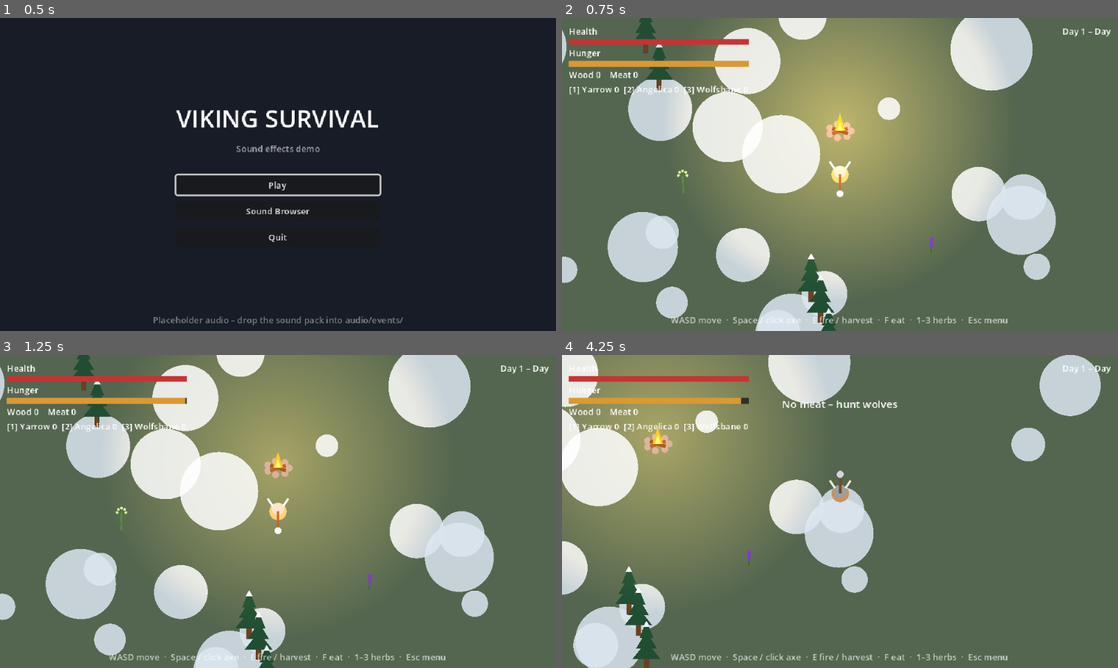
Above: before the commit, frames 1-4 (two rows, left to right).
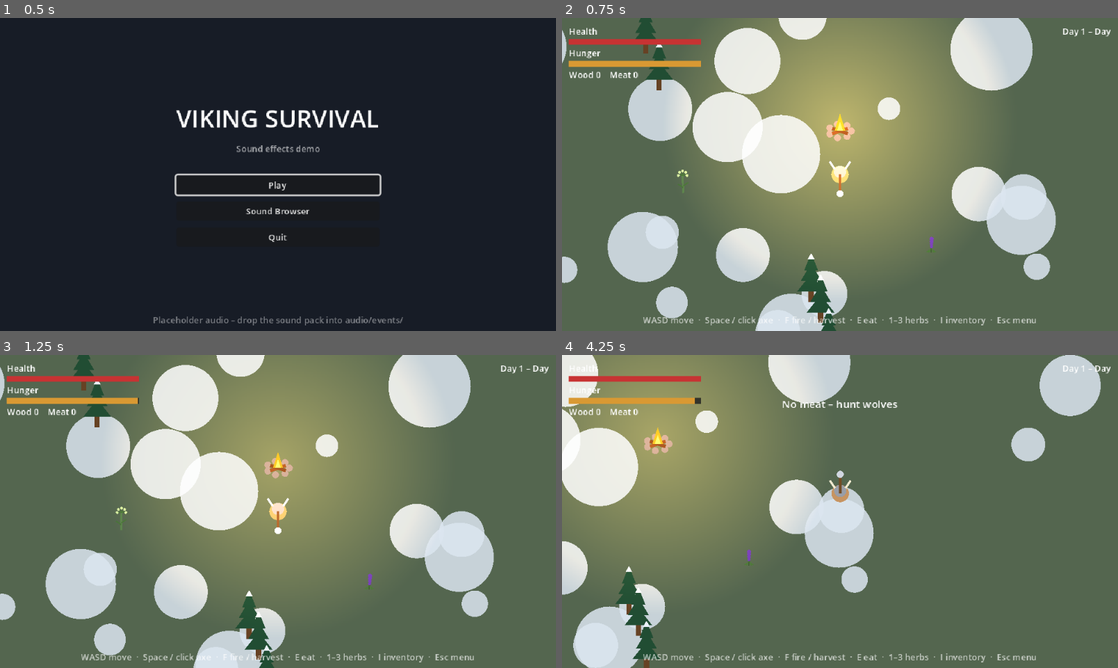
Above: after the commit, the same moments.

Repository: scunningham777/viking-survival-demo
Game: Godot game, scene res://scenes/ui/main_menu.tscn
The game is run twice, just before and just after one commit, with the same random seed, the same clock (stepped at 60 frames per second) and the same inputs.
Inputs (mouse positions are in pixels of both pictures, inside the frame that each line leads up to):
- Up to frame 1 (0.5 s): no input
- Up to frame 2 (0.75 s): click "Play" at 0.5 s
- Up to frame 3 (1.25 s): no input
- Up to frame 4 (4.25 s): tap Enter at 1.25 s; move the mouse to (962, 495) at 1.27 s; hold D (move_right) 1.28-2.03 s; hold E (eat) 1.28-2.03 s; click (962, 495) at 1.42 s; tap F (interact) at 1.55, 2.1, 3.05 s; move the mouse to (728, 527) at 2.02 s; hold S (move_down) 2.03-2.78 s; click (728, 527) at 2.17 s; tap E (eat) at 2.3, 3.6 s; move the mouse to (895, 442) at 2.77 s; hold D (move_right) 2.78-3.53 s; hold Space (attack) 2.78-3.53 s; click (895, 442) at 2.92 s; move the mouse to (812, 574) at 3.52 s; hold W (move_up) from 3.53 s (still down); click (812, 574) at 3.67 s

Frame 1 is identical in both runs. In frame 2, 1.3% of the frame differs, in the area x 1-86%, y 6-99%; in frame 3, 1.3%; in frame 4, 1.4%, in the area x 2-86%, y 6-99%.

Commit message:
Add grid inventory panel with item details
Press I (gamepad Back) to open a 12-slot inventory grid that pauses the
game; clicking an item selects it and shows its name, count and a short
description in the side panel. The HUD keeps only the wood/meat counts.
Item names and descriptions move to data/items.gd. Adds
ui_inventory_open/close sound events with placeholders and bank entries.

Also fixes the HUD/README key hints after the E/F swap, removes a
duplicate modulate on the hint label, and drops an accidentally
committed worktree gitlink (.claude/worktrees/ is now ignored).

Co-Authored-By: Claude Opus 5.5 <noreply@anthropic.com>
Claude-Session: https://claude.ai/code/session_01HLJkRzmoqV4Q4LdQHmwY7o

Diff:
--- a/audio/sound_bank.tres
+++ b/audio/sound_bank.tres
@@ -315,6 +315,30 @@
 max_distance = 900.0
 notes = "Button hover."
 
+[sub_resource type="Resource" id="SoundEvent_ui_inventory_close"]
+script = ExtResource("2_event")
+id = &"ui_inventory_close"
+bus = &"UI"
+volume_db = -3.0
+pitch_jitter = 0.04
+volume_jitter_db = 0.0
+min_interval_sec = 0.1
+max_instances = 1
+max_distance = 900.0
+notes = "Closing the inventory – satchel flap folding shut."
+
+[sub_resource type="Resource" id="SoundEvent_ui_inventory_open"]
+script = ExtResource("2_event")
+id = &"ui_inventory_open"
+bus = &"UI"
+volume_db = -3.0
+pitch_jitter = 0.04
+volume_jitter_db = 0.0
+min_interval_sec = 0.1
+max_instances = 1
+max_distance = 900.0
+notes = "Opening the inventory – leather satchel flap and buckle."
+
 [sub_resource type="Resource" id="SoundEvent_war_horn"]
 script = ExtResource("2_event")
 id = &"war_horn"
@@ -389,4 +413,4 @@
 
 [resource]
 script = ExtResource("1_bank")
-events = Array[ExtResource("2_event")]([SubResource("SoundEv …(1027 unchanged characters)… ent_ui_hover"), SubResource("SoundEvent_war_horn"), SubResource("SoundEvent_wolf …(159 unchanged characters)…
+events = Array[ExtResource("2_event")]([SubResource("SoundEv …(1027 unchanged characters)… ent_ui_hover"), SubResource("SoundEvent_ui_inventory_close"), SubResource("SoundEvent_ui_inventory_open"), SubResource("SoundEvent_war_horn"), SubResource("SoundEvent_wolf …(159 unchanged characters)…
--- /dev/null
+++ b/data/items.gd
@@ -0,0 +1,31 @@
+class_name Items
+extends RefCounted
+## Static item definitions: display names, descriptions and inventory order.
+## GameState holds the counts; this holds what each item *is*.
+
+## Inventory display order.
+const ORDER: Array[StringName] = [&"wood", &"meat", &"yarrow", &"angelica", &"wolfsbane"]
+
+const NAMES: Dictionary[StringName, String] = {
+	&"wood": "Wood",
+	&"meat": "Wolf meat",
+	&"yarrow": "Yarrow",
+	&"angelica": "Angelica",
+	&"wolfsbane": "Wolfsbane",
+}
+
+const DESCRIPTIONS: Dictionary[StringName, String] = {
+	&"wood": "Split pine logs from felled trees. Feed the campfire (F) to keep it burning through the night.",
+	&"meat": "Raw meat from a slain wolf. Eat it (E) to fill your belly.",
+	&"yarrow": "A feathery wound herb. Crushed into a poultice, it heals your injuries. Use with 1.",
+	&"angelica": "A sweet, crunchy stalk that takes the edge off hunger. Use with 2.",
+	&"wolfsbane": "Deadly poison. Smear it on your axe to deal double damage for a short time. Use with 3.",
+}
+
+
+static func display_name(item: StringName) -> String:
+	return NAMES.get(item, String(item).capitalize())
+
+
+static func description(item: StringName) -> String:
+	return DESCRIPTIONS.get(item, "")
--- a/project.godot
+++ b/project.godot
@@ -106,6 +106,12 @@
 Object(InputEventJoypadButton,"resource_local_to_scene":false,"resource_name":"","device":-1,"button_index":14,"pressure":0.0,"pressed":false,"script":null)
 ]
 }
+inventory={
+"deadzone": 0.2,
+"events": [Object(InputEventKey,"resource_local_to_scene":false,"resource_name":"","device":-1,"window_id":0,"alt_pressed":false,"shift_pressed":false,"ctrl_pressed":false,"meta_pressed":false,"pressed":false,"keycode":0,"physical_keycode":73,"key_label":0,"unicode":0,"location":0,"echo":false,"script":null),
+Object(InputEventJoypadButton,"resource_local_to_scene":false,"resource_name":"","device":-1,"button_index":4,"pressure":0.0,"pressed":false,"script":null)
+]
+}
 
 [layer_names]
 
--- a/scenes/actors/player.gd
+++ b/scenes/actors/player.gd
@@ -1,7 +1,7 @@
 class_name Player
 extends CharacterBody2D
 ## Top-down viking. WASD / arrows / left stick to move, Space or click to swing
-## the axe, E to feed the campfire / harvest herbs, F to eat meat, 1–3 to use herbs.
+## the axe, F to feed the campfire / harvest herbs, E to eat meat, 1–3 to use herbs.
 ## Placeholder visuals are drawn in _draw(); swap in a Sprite2D/AnimatedSprite2D later.
 
 signal health_changed(current: float, maximum: float)
@@ -181,7 +181,7 @@
 func use_herb(kind: StringName) -> bool:
 	if is_dead:
 		return false
-	var herb_name := HerbPlant.display_name(kind)
+	var herb_name := Items.display_name(kind)
 	if GameState.count(kind) <= 0:
 		GameState.notify("No %s – look for it in the wilds" % herb_name.to_lower())
 		return false
--- a/scenes/props/herb_plant.gd
+++ b/scenes/props/herb_plant.gd
@@ -5,11 +5,6 @@
 
 ## Every herb variety, in hotkey order (1, 2, 3).
 const KINDS: Array[StringName] = [&"yarrow", &"angelica", &"wolfsbane"]
-const DISPLAY_NAMES: Dictionary[StringName, String] = {
-	&"yarrow": "Yarrow",
-	&"angelica": "Angelica",
-	&"wolfsbane": "Wolfsbane",
-}
 
 @export var kind: StringName = &"yarrow"
 @export var regrow_sec := 75.0
@@ -20,10 +15,6 @@
 var _sway_time := 0.0
 
 @onready var _interact_zone: Area2D = $InteractZone
-
-
-static func display_name(herb_kind: StringName) -> String:
-	return DISPLAY_NAMES.get(herb_kind, String(herb_kind).capitalize())
 
 
 func _ready() -> void:
@@ -45,7 +36,7 @@
 		return
 	GameState.add(kind)
 	AudioManager.play_at(StringName("herb_%s_pick" % kind), global_position)
-	GameState.notify("Picked %s" % display_name(kind))
+	GameState.notify("Picked %s" % Items.display_name(kind))
 	_regrow_timer = regrow_sec
 	_set_grown(false)
 
--- a/scenes/ui/hud.gd
+++ b/scenes/ui/hud.gd
@@ -1,6 +1,7 @@
 class_name Hud
 extends CanvasLayer
-## In-game HUD: health/hunger bars, inventory, day counter, messages and the game-over panel.
+## In-game HUD: health/hunger bars, wood/meat counts, the inventory panel, day counter, messages
+## and the game-over panel.
 
 signal restart_requested
 signal menu_requested
@@ -9,6 +10,7 @@
 
 @onready var _health_bar: ProgressBar = %HealthBar
 @onready var _hunger_bar: ProgressBar = %HungerBar
+@onready var inventory: InventoryPanel = %InventoryPanel
 @onready var _inventory_label: Label = %InventoryLabel
 @onready var _day_label: Label = %DayLabel
 @onready var _message_label: Label = %MessageLabel
@@ -47,6 +49,8 @@
 
 
 func show_game_over(days_survived: int) -> void:
+	inventory.close()
+	inventory.can_open = false
 	_summary_label.text = "You survived %d day%s." % [days_survived, "" if days_survived == 1 else "s"]
 	_game_over_panel.show()
 	_restart_button.grab_focus()
@@ -63,12 +67,7 @@
 
 
 func _refresh_inventory() -> void:
-	var herbs: PackedStringArray = []
-	for i in HerbPlant.KINDS.size():
-		var kind := HerbPlant.KINDS[i]
-		herbs.append("[%d] %s %d" % [i + 1, HerbPlant.display_name(kind), GameState.count(kind)])
-	_inventory_label.text = "Wood %d    Meat %d\n%s" % [
-			GameState.count(&"wood"), GameState.count(&"meat"), "  ".join(herbs)]
+	_inventory_label.text = "Wood %d    Meat %d" % [GameState.count(&"wood"), GameState.count(&"meat")]
 
 
 func _on_time_of_day_changed(day: int, is_night: bool) -> void:
--- a/scenes/ui/hud.tscn
+++ b/scenes/ui/hud.tscn
@@ -1,6 +1,7 @@
 [gd_scene format=3 uid="uid://bb06oafumu5j5"]
 
 [ext_resource type="Script" uid="uid://ypq0kbp8sb7t" path="res://scenes/ui/hud.gd" id="1_script"]
+[ext_resource type="PackedScene" path="res://scenes/ui/inventory_panel.tscn" id="2_inventory"]
 
 [sub_resource type="StyleBoxFlat" id="StyleBoxFlat_bar_bg"]
 bg_color = Color(0.08, 0.08, 0.1, 0.75)
@@ -28,7 +29,7 @@
 offset_left = 8.0
 offset_top = 8.0
 offset_right = 160.0
-offset_bottom = 104.0
+offset_bottom = 90.0
 mouse_filter = 2
 theme_override_constants/separation = 2
 
@@ -63,8 +64,7 @@
 [node name="InventoryLabel" type="Label" parent="Root/Stats" unique_id=1614962285]
 unique_name_in_owner = true
 layout_mode = 2
-text = "Wood 0    Meat 0
-[1] Yarrow 0  [2] Angelica 0  [3] Wolfsbane 0"
+text = "Wood 0    Meat 0"
 
 [node name="DayLabel" type="Label" parent="Root" unique_id=2127303551]
 unique_name_in_owner = true
@@ -92,7 +92,6 @@
 horizontal_alignment = 1
 
 [node name="HintLabel" type="Label" parent="Root" unique_id=1672928741]
-modulate = Color(1, 1, 1, 0.7)
 layout_mode = 1
 anchors_preset = 12
 anchor_top = 1.0
@@ -103,8 +102,13 @@
 grow_horizontal = 2
 grow_vertical = 0
 modulate = Color(1, 1, 1, 0.7)
-text = "WASD move  ·  Space / click axe  ·  E fire / harvest  ·  F eat  ·  1–3 herbs  ·  Esc menu"
+text = "WASD move  ·  Space / click axe  ·  F fire / harvest  ·  E eat  ·  1–3 herbs  ·  I inventory  ·  Esc menu"
 horizontal_alignment = 1
+
+[node name="InventoryPanel" parent="Root" instance=ExtResource("2_inventory")]
+unique_name_in_owner = true
+visible = false
+layout_mode = 1
 
 [node name="GameOverPanel" type="PanelContainer" parent="Root" unique_id=1298485338]
 unique_name_in_owner = true
--- /dev/null
+++ b/scenes/ui/inventory_panel.gd
@@ -0,0 +1,153 @@
+class_name InventoryPanel
+extends PanelContainer
+## Grid inventory (I / gamepad Back). Pauses the game while open. Clicking a slot
+## selects it and shows the item's description in the side panel.
+
+signal opened
+signal closed
+
+@export var slot_count := 12
+@export var slot_size := Vector2(36, 36)
+
+## Set false to block opening (e.g. after the player dies).
+var can_open := true
+var selected_item: StringName = &""
+
+var _slots: Array[Button] = []
+var _slot_group := ButtonGroup.new()
+
+@onready var _grid: GridContainer = %Grid
+@onready var _detail_icon: ItemIcon = %DetailIcon
+@onready var _name_label: Label = %NameLabel
+@onready var _count_label: Label = %CountLabel
+@onready var _description_label: Label = %DescriptionLabel
+
+
+func _ready() -> void:
+	process_mode = Node.PROCESS_MODE_ALWAYS  # stays interactive while the game is paused
+	hide()
+	_build_slots()
+	GameState.inventory_changed.connect(_refresh)
+	_refresh()
+
+
+func _unhandled_input(event: InputEvent) -> void:
+	if visible:
+		if event.is_action_pressed(&"inventory") or event.is_action_pressed(&"ui_cancel"):
+			close()
+			get_viewport().set_input_as_handled()
+	elif can_open and not get_tree().paused and event.is_action_pressed(&"inventory"):
+		open()
+		get_viewport().set_input_as_handled()
+
+
+func open() -> void:
+	if visible:
+		return
+	show()
+	get_tree().paused = true
+	AudioManager.play(&"ui_inventory_open")
+	_refresh()
+	var focus_slot := _slot_for(selected_item)
+	(focus_slot if focus_slot else _slots[0]).grab_focus()
+	opened.emit()
+
+
+func close() -> void:
+	if not visible:
+		return
+	hide()
+	get_tree().paused = false
+	AudioManager.play(&"ui_inventory_close")
+	closed.emit()
+
+
+func select(item: StringName) -> void:
+	selected_item = item
+	var slot := _slot_for(item)
+	if slot:
+		slot.set_pressed_no_signal(true)
+	_show_details()
+
+
+## Items currently shown in the grid, in slot order.
+func shown_items() -> Array[StringName]:
+	var items: Array[StringName] = []
+	for slot in _slots:
+		if not slot.get_meta(&"item", &"").is_empty():
+			items.append(slot.get_meta(&"item"))
+	return items
+
+
+func _build_slots() -> void:
+	for i in slot_count:
+		var slot := Button.new()
+		slot.custom_minimum_size = slot_size
+		slot.toggle_mode = true
+		slot.button_group = _slot_group
+		slot.pressed.connect(func() -> void: select(slot.get_meta(&"item", &"")))
+
+		var icon := ItemIcon.new()
+		icon.name = "Icon"
+		icon.set_anchors_and_offsets_preset(Control.PRESET_FULL_RECT, Control.PRESET_MODE_MINSIZE, 4)
+		icon.mouse_filter = Control.MOUSE_FILTER_IGNORE
+		slot.add_child(icon)
+
+		var count := Label.new()
+		count.name = "Count"
+		count.set_anchors_and_offsets_preset(Control.PRESET_BOTTOM_RIGHT, Control.PRESET_MODE_MINSIZE, 2)
+		count.grow_horizontal = Control.GROW_DIRECTION_BEGIN
+		count.grow_vertical = Control.GROW_DIRECTION_BEGIN
+		count.add_theme_font_size_override(&"font_size", 9)
+		count.add_theme_constant_override(&"outline_size", 3)
+		count.add_theme_color_override(&"font_outline_color", Color.BLACK)
+		count.mouse_filter = Control.MOUSE_FILTER_IGNORE
+		slot.add_child(count)
+
+		_grid.add_child(slot)
+		_slots.append(slot)
+
+
+## Fills slots with every item the player has, in Items.ORDER; the rest stay empty.
+func _refresh() -> void:
+	var owned: Array[StringName] = []
+	for item in Items.ORDER:
+		if GameState.count(item) > 0:
+			owned.append(item)
+	for item: StringName in GameState.items:  # anything added without a definition
+		if item not in owned and GameState.count(item) > 0:
+			owned.append(item)
+
+	for i in _slots.size():
+		var slot := _slots[i]
+		var item: StringName = owned[i] if i < owned.size() else &""
+		slot.set_meta(&"item", item)
+		slot.disabled = item.is_empty()
+		slot.focus_mode = Control.FOCUS_NONE if item.is_empty() else Control.FOCUS_ALL
+		slot.tooltip_text = Items.display_name(item) if not item.is_empty() else ""
+		slot.set_pressed_no_signal(not item.is_empty() and item == selected_item)
+		(slot.get_node(^"Icon") as ItemIcon).item = item
+		var count := GameState.count(item)
+		(slot.get_node(^"Count") as Label).text = str(count) if count > 1 else ""
+
+	if not selected_item.is_empty() and selected_item not in owned:
+		selected_item = &""
+	_show_details()
+
+
+func _show_details() -> void:
+	var has_item := not selected_item.is_empty()
+	_detail_icon.item = selected_item
+	_name_label.text = Items.display_name(selected_item) if has_item else "Nothing selected"
+	_count_label.text = "Carrying %d" % GameState.count(selected_item) if has_item else ""
+	_description_label.text = Items.description(selected_item) if has_item \
+			else "Select an item to see what it does."
+
+
+func _slot_for(item: StringName) -> Button:
+	if item.is_empty():
+		return null
+	for slot in _slots:
+		if slot.get_meta(&"item", &"") == item:
+			return slot
+	return null
--- /dev/null
+++ b/scenes/ui/inventory_panel.tscn
@@ -0,0 +1,157 @@
+[gd_scene format=3]
+
+[ext_resource type="Script" path="res://scenes/ui/inventory_panel.gd" id="1_script"]
+[ext_resource type="Script" path="res://scenes/ui/item_icon.gd" id="2_icon"]
+
+[sub_resource type="StyleBoxFlat" id="StyleBoxFlat_panel"]
+bg_color = Color(0.1, 0.105, 0.12, 0.97)
+border_width_left = 1
+border_width_top = 1
+border_width_right = 1
+border_width_bottom = 1
+border_color = Color(0.5, 0.42, 0.28, 1)
+corner_radius_top_left = 3
+corner_radius_top_right = 3
+corner_radius_bottom_right = 3
+corner_radius_bottom_left = 3
+
+[sub_resource type="StyleBoxFlat" id="StyleBoxFlat_slot"]
+bg_color = Color(0.2, 0.21, 0.24, 1)
+border_width_left = 1
+border_width_top = 1
+border_width_right = 1
+border_width_bottom = 1
+border_color = Color(0.3, 0.31, 0.34, 1)
+corner_radius_top_left = 3
+corner_radius_top_right = 3
+corner_radius_bottom_right = 3
+corner_radius_bottom_left = 3
+
+[sub_resource type="StyleBoxFlat" id="StyleBoxFlat_slot_hover"]
+bg_color = Color(0.26, 0.27, 0.3, 1)
+border_width_left = 1
+border_width_top = 1
+border_width_right = 1
+border_width_bottom = 1
+border_color = Color(0.45, 0.46, 0.5, 1)
+corner_radius_top_left = 3
+corner_radius_top_right = 3
+corner_radius_bottom_right = 3
+corner_radius_bottom_left = 3
+
+[sub_resource type="StyleBoxFlat" id="StyleBoxFlat_slot_selected"]
+bg_color = Color(0.3, 0.25, 0.15, 1)
+border_width_left = 2
+border_width_top = 2
+border_width_right = 2
+border_width_bottom = 2
+border_color = Color(0.92, 0.74, 0.35, 1)
+corner_radius_top_left = 3
+corner_radius_top_right = 3
+corner_radius_bottom_right = 3
+corner_radius_bottom_left = 3
+
+[sub_resource type="StyleBoxFlat" id="StyleBoxFlat_slot_empty"]
+bg_color = Color(0.14, 0.145, 0.16, 1)
+corner_radius_top_left = 3
+corner_radius_top_right = 3
+corner_radius_bottom_right = 3
+corner_radius_bottom_left = 3
+
+[sub_resource type="Theme" id="Theme_inventory"]
+Button/styles/disabled = SubResource("StyleBoxFlat_slot_empty")
+Button/styles/hover = SubResource("StyleBoxFlat_slot_hover")
+Button/styles/hover_pressed = SubResource("StyleBoxFlat_slot_selected")
+Button/styles/normal = SubResource("StyleBoxFlat_slot")
+Button/styles/pressed = SubResource("StyleBoxFlat_slot_selected")
+PanelContainer/styles/panel = SubResource("StyleBoxFlat_panel")
+
+[node name="InventoryPanel" type="PanelContainer"]
+anchors_preset = 8
+anchor_left = 0.5
+anchor_top = 0.5
+anchor_right = 0.5
+anchor_bottom = 0.5
+offset_left = -170.0
+offset_top = -86.0
+offset_right = 170.0
+offset_bottom = 86.0
+grow_horizontal = 2
+grow_vertical = 2
+theme = SubResource("Theme_inventory")
+script = ExtResource("1_script")
+
+[node name="Margin" type="MarginContainer" parent="."]
+layout_mode = 2
+theme_override_constants/margin_left = 8
+theme_override_constants/margin_top = 6
+theme_override_constants/margin_right = 8
+theme_override_constants/margin_bottom = 6
+
+[node name="Layout" type="VBoxContainer" parent="Margin"]
+layout_mode = 2
+theme_override_constants/separation = 6
+
+[node name="Title" type="Label" parent="Margin/Layout"]
+layout_mode = 2
+theme_override_font_sizes/font_size = 14
+text = "Inventory"
+
+[node name="Body" type="HBoxContainer" parent="Margin/Layout"]
+layout_mode = 2
+size_flags_vertical = 3
+theme_override_constants/separation = 10
+
+[node name="Grid" type="GridContainer" parent="Margin/Layout/Body"]
+unique_name_in_owner = true
+layout_mode = 2
+size_flags_vertical = 0
+theme_override_constants/h_separation = 4
+theme_override_constants/v_separation = 4
+columns = 4
+
+[node name="Details" type="VBoxContainer" parent="Margin/Layout/Body"]
+layout_mode = 2
+size_flags_horizontal = 3
+theme_override_constants/separation = 4
+
+[node name="Header" type="HBoxContainer" parent="Margin/Layout/Body/Details"]
+layout_mode = 2
+theme_override_constants/separation = 6
+
+[node name="DetailIcon" type="Control" parent="Margin/Layout/Body/Details/Header"]
+unique_name_in_owner = true
+custom_minimum_size = Vector2(32, 32)
+layout_mode = 2
+mouse_filter = 2
+script = ExtResource("2_icon")
+
+[node name="Names" type="VBoxContainer" parent="Margin/Layout/Body/Details/Header"]
+layout_mode = 2
+size_flags_vertical = 4
+theme_override_constants/separation = 0
+
+[node name="NameLabel" type="Label" parent="Margin/Layout/Body/Details/Header/Names"]
+unique_name_in_owner = true
+layout_mode = 2
+theme_override_font_sizes/font_size = 12
+text = "Nothing selected"
+
+[node name="CountLabel" type="Label" parent="Margin/Layout/Body/Details/Header/Names"]
+unique_name_in_owner = true
+modulate = Color(1, 1, 1, 0.7)
+layout_mode = 2
+
+[node name="DescriptionLabel" type="Label" parent="Margin/Layout/Body/Details"]
+unique_name_in_owner = true
+custom_minimum_size = Vector2(140, 0)
+layout_mode = 2
+size_flags_vertical = 3
+text = "Select an item to see what it does."
+autowrap_mode = 3
+
+[node name="Hint" type="Label" parent="Margin/Layout"]
+modulate = Color(1, 1, 1, 0.6)
+layout_mode = 2
+text = "I / Esc close"
+horizontal_alignment = 2
--- /dev/null
+++ b/scenes/ui/item_icon.gd
@@ -0,0 +1,48 @@
+class_name ItemIcon
+extends Control
+## Placeholder icon for an inventory item, drawn to fit the control.
+## Replace _draw() with a TextureRect lookup once item sprites exist.
+
+@export var item: StringName = &"":
+	set(value):
+		item = value
+		queue_redraw()
+
+
+func _draw() -> void:
+	if item.is_empty():
+		return
+	# Icons are authored in a 24×24 box centred on the origin.
+	var s := minf(size.x, size.y) / 24.0
+	draw_set_transform(size / 2.0, 0.0, Vector2(s, s))
+	var stem := Color(0.32, 0.5, 0.25)
+	match item:
+		&"wood":
+			for y in [-4.0, 4.0]:
+				draw_rect(Rect2(-9, y - 3, 16, 6), Color(0.55, 0.36, 0.18))
+				draw_circle(Vector2(7, y), 3.0, Color(0.78, 0.62, 0.4))
+		&"meat":
+			draw_line(Vector2(3, -3), Vector2(9, -9), Color(0.95, 0.93, 0.88), 2.5)
+			draw_circle(Vector2(9, -9), 2.0, Color(0.95, 0.93, 0.88))
+			draw_circle(Vector2(-1, 1), 7.0, Color(0.75, 0.25, 0.25))
+			draw_circle(Vector2(-3, 0), 2.5, Color(0.92, 0.75, 0.7))
+		&"yarrow":
+			for x in [-5.0, 0.0, 5.0]:
+				draw_line(Vector2(x * 0.4, 10), Vector2(x, -4 - absf(x) * 0.5), stem, 1.5)
+				for i in 3:
+					draw_circle(Vector2(x + i * 2.0 - 2.0, -5 - absf(x) * 0.5), 1.8, Color(0.96, 0.95, 0.88))
+		&"angelica":
+			draw_line(Vector2(0, 10), Vector2(0, -4), stem.lightened(0.1), 2.5)
+			draw_line(Vector2(0, 4), Vector2(-5, 0), stem, 1.5)
+			for i in 5:
+				var tip := Vector2(0, -4) + Vector2.from_angle(PI + PI * i / 4.0) * 6.0
+				draw_line(Vector2(0, -4), tip, stem, 1.0)
+				draw_circle(tip, 1.8, Color(0.8, 0.9, 0.62))
+		&"wolfsbane":
+			draw_line(Vector2(0, 10), Vector2(0, -8), stem.darkened(0.2), 1.5)
+			draw_colored_polygon(PackedVector2Array([Vector2(-7, 9), Vector2(0, 4), Vector2(-2, 10)]), stem)
+			draw_colored_polygon(PackedVector2Array([Vector2(7, 9), Vector2(0, 4), Vector2(2, 10)]), stem)
+			for i in 4:
+				draw_circle(Vector2(0, -8 + i * 3.5), 3.0 - i * 0.3, Color(0.48, 0.28, 0.78))
+		_:
+			draw_circle(Vector2.ZERO, 6.0, Color.MAGENTA)
--- a/tests/smoke_test.gd
+++ b/tests/smoke_test.gd
@@ -102,6 +102,7 @@
 		_check(player.hunger > 10.0 and GameState.count(&"meat") == 0, "eating meat failed")
 
 	await _exercise_herbs(world, player)
+	await _exercise_inventory(world)
 
 	# Night transition and death flow.
 	world._begin_phase(1, true)
@@ -110,6 +111,8 @@
 	await _frames(3)
 	_check(player.is_dead, "player did not die")
 	_check(world.get_node("HUD/Root/GameOverPanel").visible, "game over panel not shown")
+	var inventory := (world.get_node("HUD") as Hud).inventory
+	_check(not inventory.can_open, "inventory can still open after death")
 
 
 ## Harvests one plant of each herb variety with the interact key, then uses each herb.
@@ -138,6 +141,35 @@
 		_check(GameState.count(kind) == 0, "%s was not spent" % kind)
 
 
+## Opens the inventory, checks the grid contents, clicks a slot and closes it again.
+func _exercise_inventory(world: Node) -> void:
+	var inventory := (world.get_node("HUD") as Hud).inventory
+	GameState.add(&"wood", 3)
+	GameState.add(&"yarrow")
+	GameState.spend(&"meat", GameState.count(&"meat"))
+	inventory.open()
+	await _frames(3)
+	_check(inventory.visible and get_tree().paused, "inventory did not open and pause the game")
+	var shown := inventory.shown_items()
+	_check(shown.find(&"wood") != -1 and shown.find(&"wood") < shown.find(&"yarrow"),
+			"inventory grid order wrong: %s" % [shown])
+	_check(&"meat" not in shown, "inventory shows an item with a count of 0")
+
+	var yarrow_slot: Button = inventory._slot_for(&"yarrow")
+	_check(yarrow_slot != null, "no slot for yarrow")
+	if yarrow_slot:
+		yarrow_slot.pressed.emit()
+		var name_label := inventory.get_node("%NameLabel") as Label
+		_check(inventory.selected_item == &"yarrow" and name_label.text == "Yarrow", "clicking a slot did not select it")
+		_check(not (inventory.get_node("%DescriptionLabel") as Label).text.is_empty(), "no item description shown")
+	GameState.spend(&"yarrow")
+	_check(inventory.selected_item.is_empty(), "selection kept after the item ran out")
+
+	inventory.close()
+	await _frames(3)
+	_check(not inventory.visible and not get_tree().paused, "inventory did not close and unpause")
+
+
 ## A plant of `kind` with no other plant in interact range, so _interact() can only hit it.
 func _isolated_herb(world: Node, kind: StringName) -> HerbPlant:
 	var herbs: Array[HerbPlant] = []
Not shown, added: audio/events/ui_inventory_close/placeholder_1.wav.import
Not shown, added: audio/events/ui_inventory_open/placeholder_1.wav.import
Not shown, added: data/items.gd.uid
Not shown, added: scenes/ui/inventory_panel.gd.uid
Not shown, added: scenes/ui/item_icon.gd.uid
Not shown, added: audio/events/ui_inventory_close/placeholder_1.wav
Not shown, added: audio/events/ui_inventory_open/placeholder_1.wav
